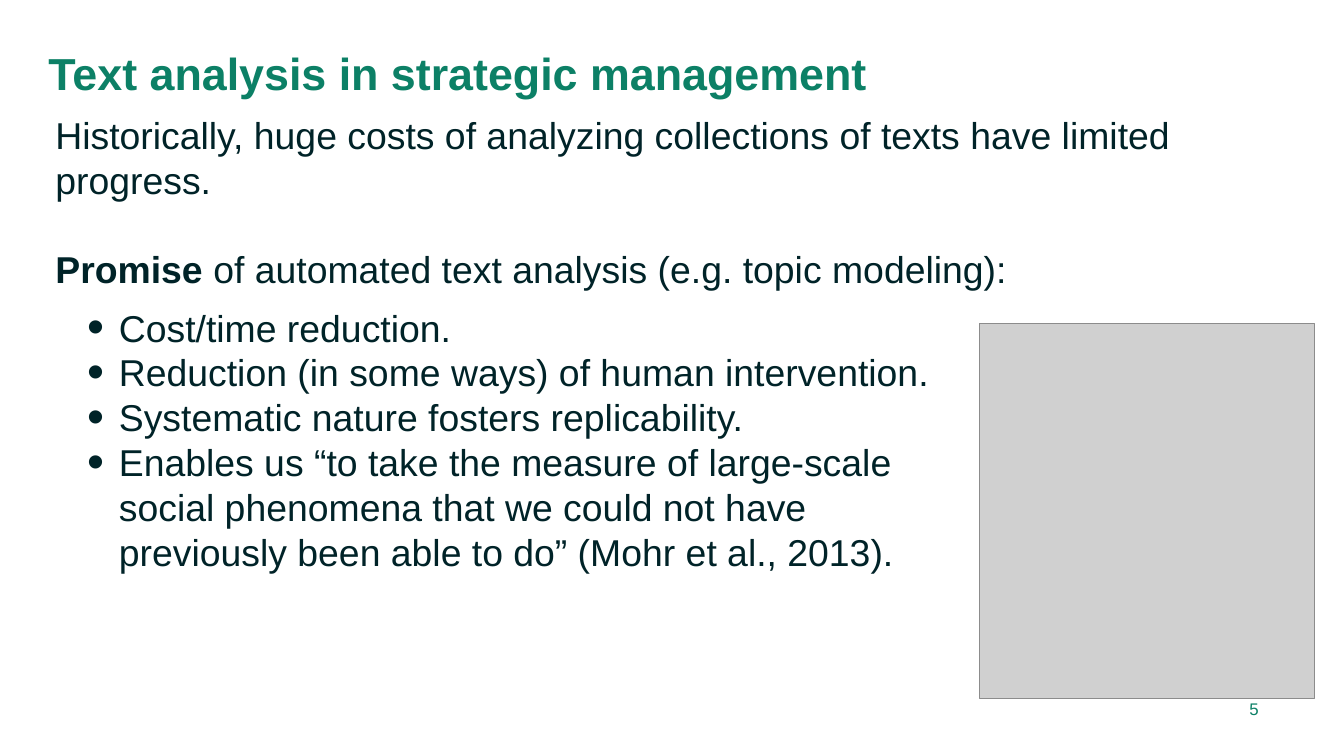
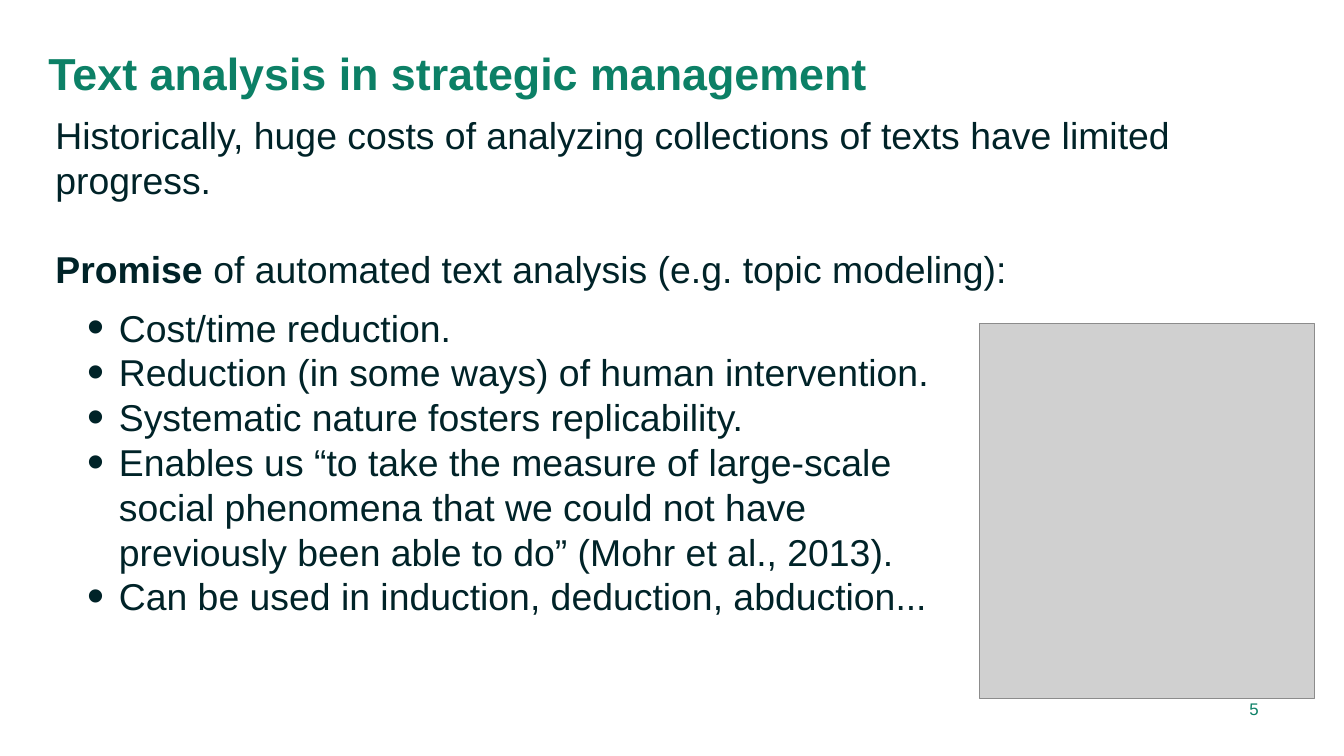
Before and after one commit to RFJHaans/SMS_2022_topicmodeling, a slide deck: slide 5 of Topic modeling workshop.pptx. Drawn at 1344x756 pixels with LibreOffice and Linux fonts; fonts in the diff are those of the drawing; grey boxes stand for pictures. Boxes give left, top, right and bottom in pixels: in the first picture for what was removed or moved away, otherwise in the second. Text is boxed around its words. In the diff, an @@ line names an element or a change of style, - is before the commit and + after.

```diff
--- a/Topic modeling workshop.pptx
+++ b/Topic modeling workshop.pptx
@@ text at (119, 583, 926, 615): paragraph added @@
+  • Can be used in induction, deduction, abduction...
```
Also in this commit, not shown: 6 other slides changed, 3 slides added, 10 slides removed.
